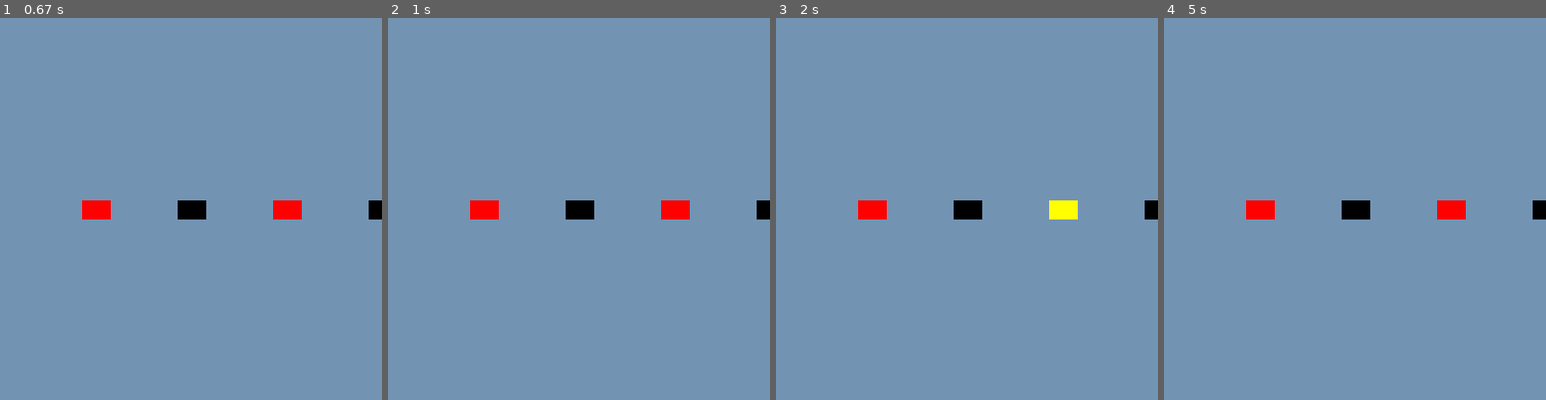
Above: before the commit, frames 1-4 (left to right).
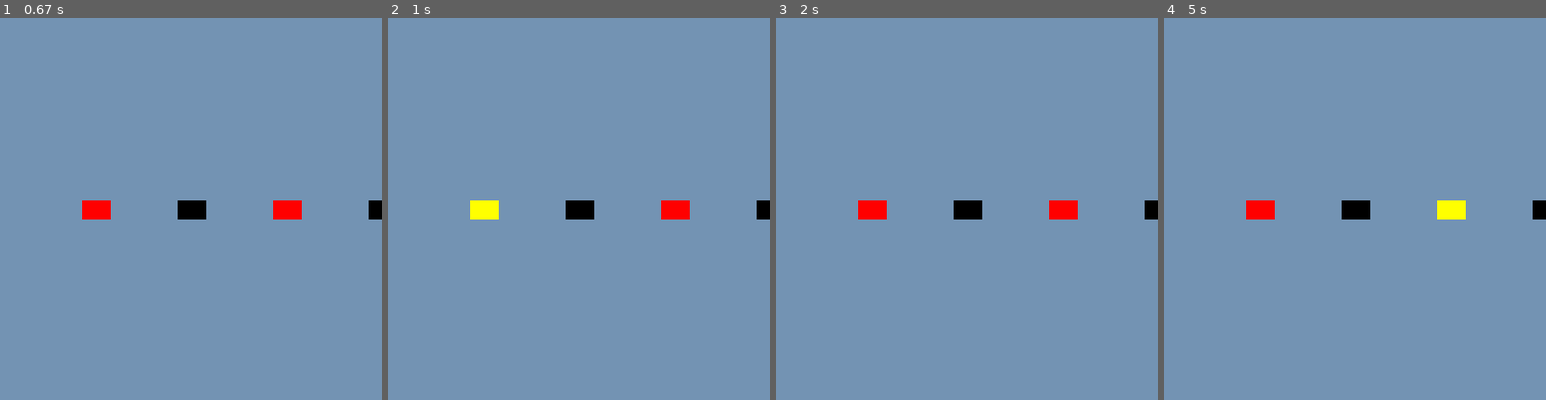
Above: after the commit, the same moments.

Repository: charles-kahlenberg/Bomb-defusal
Game: pygame game, started from Melody Game.py
Two runs of this game, one before a commit and one after it. Both use one fixed random seed, a clock stepped at 60 frames per second and the inputs below.
Inputs (mouse positions are % of the whole screen's width and height, from its top left):
- Up to frame 1 (0.67 s): no input
- Up to frame 2 (1 s): click (14, 39) at 0.88 s
- Up to frame 3 (2 s): no input
- Up to frame 4 (5 s): click (39, 39) at 4.72 s
The pictures show only the part of the screen within x 2-52%, y 14-64%; the shares and areas given below are measured in that part.

Frame 1 is identical in both runs. In frame 2, 0.4% of the frame differs, in the area x 21-29%, y 47-53%; in frame 3, 0.4%; in frame 4, 0.4%.

Commit message:
Add sound effects and add a sleep like function

Diff:
--- a/Melody Game.py
+++ b/Melody Game.py
@@ -13,8 +13,6 @@
 #5. If the player presses the correct buttons in the correct order, they move on to the next melody
 #6. If the player presses the wrong button, they get a strike counter added to them, and they have to start the melody over again
 #7 If the player gets 3 strikes, they lose and have to start the game over again
-
-from time import sleep
 
 import pygame
 import random
@@ -49,6 +47,37 @@
     stereo = np.column_stack((audio, audio))
     return pygame.sndarray.make_sound(stereo)
 
+def make_hooray_sound(sample_rate=44100, volume=0.35):
+    #Ascending C-E-G-C arpeggio for a cheerful "hooray"
+    notes = [(523.25, 0.12), (659.25, 0.12), (783.99, 0.12), (1046.50, 0.28)]
+    pieces = []
+    for freq, dur in notes:
+        t = np.linspace(0, dur, int(sample_rate * dur), endpoint=False)
+        tone = np.sin(2 * np.pi * freq * t)
+        fade = int(sample_rate * 0.01)
+        env = np.ones_like(tone)
+        env[:fade] = np.linspace(0, 1, fade)
+        env[-fade:] = np.linspace(1, 0, fade)
+        pieces.append(tone * env)
+    wave = np.concatenate(pieces) * volume
+    audio = np.int16(wave * 32767)
+    stereo = np.column_stack((audio, audio))
+    return pygame.sndarray.make_sound(stereo)
+
+def make_buzzer_sound(duration=0.5, sample_rate=44100, volume=0.35):
+    #Harsh low square-wave buzzer for wrong answers
+    t = np.linspace(0, duration, int(sample_rate * duration), endpoint=False)
+    wave = np.sign(np.sin(2 * np.pi * 140 * t)) * 0.6
+    wave += np.sign(np.sin(2 * np.pi * 95 * t)) * 0.4
+    fade = int(sample_rate * 0.02)
+    env = np.ones_like(wave)
+    env[:fade] = np.linspace(0, 1, fade)
+    env[-fade:] = np.linspace(1, 0, fade)
+    wave = wave * env * volume
+    audio = np.int16(wave * 32767)
+    stereo = np.column_stack((audio, audio))
+    return pygame.sndarray.make_sound(stereo)
+
 COLOR = (255, 255, 255)
 SURFACE_COLOR = (115, 147, 179)
 WIDTH = 800
@@ -79,6 +108,7 @@
         self.rect = self.image.get_rect()
         self.highlight_until = 0
 
+    #Used Code from https://www.pygame.org/docs/ref/sprite.html#pygame.sprite.Sprite.update and modified it to fit my game, this is used to make the sprites flash when they are pressed by the computer or the user
     def highlight(self, now):
         self.image = self.highlight_image
         self.highlight_until = now + HIGHLIGHT_MS
@@ -147,6 +177,8 @@
 #Assign one chord from the library to each button
 button_chord_names = ["C_major", "D_minor", "E_minor", "F_major", "G_major"]
 button_sounds = [make_chord_sound(CHORD_LIBRARY[name]) for name in button_chord_names]
+hooray_sound = make_hooray_sound()
+buzzer_sound = make_buzzer_sound()
 
 #Game state
 rounds = 0
@@ -156,10 +188,14 @@
 
 melody = []
 player_melody = []
-state = "start_round"    # "start_round" -> "computer_playing" -> "player_input" -> "check"
+state = "start_round"    # "start_round" -> "computer_playing" -> "player_input" -> "check" -> "between_rounds"
 note_index = 0
 next_note_time = 0
+next_round_time = 0
+check_time = 0
 chord_gap_ms = 800        # time between computer-played chords
+between_rounds_ms = 1000  # pause after a round so the last highlight stays visible
+pre_result_ms = 250       # tiny beat between the last click and the win/lose sound
 
 while exit_game:
     now = pygame.time.get_ticks()
@@ -176,6 +212,7 @@
                     player_melody.append(button_chord_names[i])
                     if len(player_melody) >= len(melody):
                         state = "check"
+                        check_time = now + pre_result_ms
                     break
 
     if not game_over:
@@ -202,18 +239,25 @@
                     state = "player_input"
 
         elif state == "check":
-            if player_melody == melody:
-                print("Correct! Next round.")
-                rounds += 1
-            else:
-                strikes += 1
-                print(f"Wrong! Strike {strikes}/{max_strikes}.")
-                if strikes >= max_strikes:
-                    print("Game over!")
-                    game_over = True
-            if not game_over:
+            if now >= check_time:
+                if player_melody == melody:
+                    print("Correct! Next round.")
+                    hooray_sound.play()
+                    rounds += 1
+                else:
+                    strikes += 1
+                    print(f"Wrong! Strike {strikes}/{max_strikes}.")
+                    buzzer_sound.play()
+                    if strikes >= max_strikes:
+                        print("Game over!")
+                        game_over = True
+                if not game_over:
+                    state = "between_rounds"
+                    next_round_time = now + between_rounds_ms
+
+        elif state == "between_rounds":
+            if now >= next_round_time:
                 state = "start_round"
-                sleep(1)# Brief pause before next round
 
     for s in sprite_objects:
         s.update_highlight(now)
